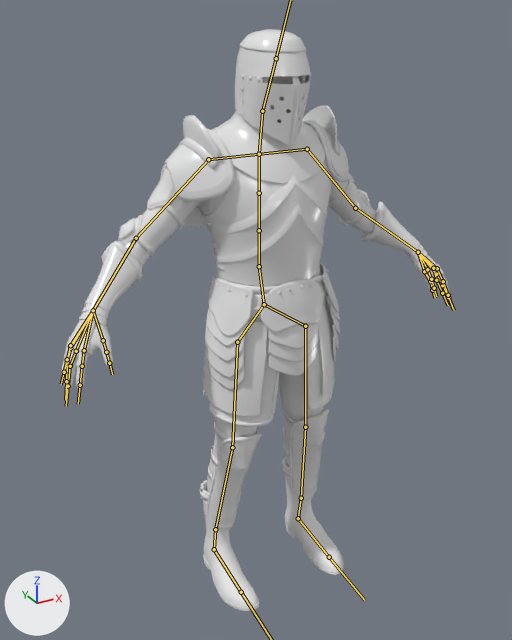
One commit to the FBX model Maze Explorer/Assets/knight.fbx: the scene before it, then after it.
Rendered twice from a 50 mm camera at (-1.06, -1.816, 1.893) aimed at (-0.044, 0.03, 0.97). The axes (+X, +Y, +Z) are drawn at lower left. The lights are the same throughout. The bones that bend it are drawn over the model as lines.

Names of what the first picture shows: 'Soi_SimpleArmor', 'Soi_SimpleArmor_Boots', 'Soi_SimpleArmor_Frontuards', 'Soi_SimpleArmor_Gloves', 'Soi_SimpleArmor_Helmet', 'Soi_SimpleArmor_Hood', 'Soi_SimpleArmor_Kneeguards', 'Soi_SimpleArmor_Sideguards', 'Soi_SimpleArmor_Spaulders'.
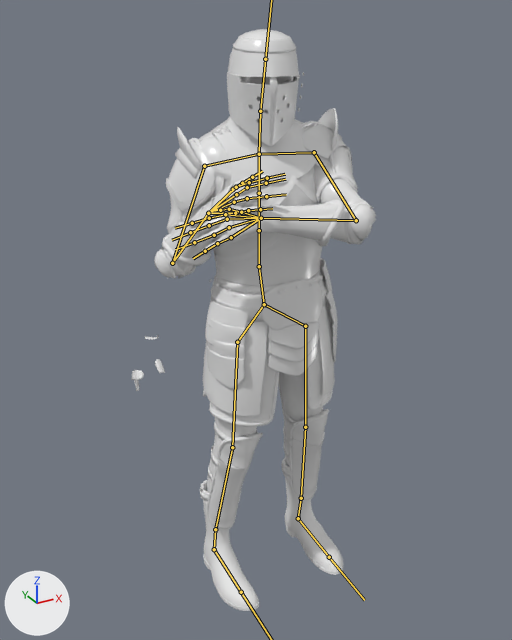
The newer file adds an action. The first version stands in its rest pose; the second is drawn at frame 1 of the action 'Armature|Attack'.

Changed parts and their boxes (x1, y1, x2, y2) in the pictures (512 x 640 px):
'Soi_SimpleArmor', posed
    before: (118, 105, 382, 492)
    after: (154, 98, 376, 492)
'Soi_SimpleArmor_Gloves', posed (45% narrower, 15% taller)
    before: (61, 202, 450, 391)
    after: (131, 174, 345, 391)
'Soi_SimpleArmor_Helmet', posed
    before: (235, 29, 311, 146)
    after: (227, 29, 304, 146)
'Soi_SimpleArmor_Spaulders', posed
    before: (160, 105, 349, 228)
    after: (166, 108, 353, 211)
'Soi_SimpleArmor_Hood', posed (7% wider)
    before: (212, 76, 326, 183)
    after: (195, 76, 317, 183)
'Soi_SimpleArmor_Sideguards', posed
    before: (205, 262, 340, 390)
    after: (205, 258, 338, 389)
'Soi_SimpleArmor_Frontuards', posed
    before: (261, 280, 323, 376)
    after: (261, 279, 323, 376)
bone 'Right_Shoulder', root to tip
    before: (259, 154) to (208, 159)
    after: (259, 154) to (204, 166)
bone 'Right_Upper_Arm', root to tip
    before: (208, 159) to (136, 238)
    after: (204, 166) to (172, 263)
bone 'Right_Lower_Arm', root to tip
    before: (136, 238) to (93, 310)
    after: (172, 263) to (208, 213)
bone 'Left_Upper_Arm', root to tip
    before: (307, 149) to (355, 208)
    after: (314, 152) to (356, 220)
bone 'Left_Lower_Arm', root to tip
    before: (355, 208) to (418, 252)
    after: (356, 220) to (261, 218)

The edits, one by one:
Bone 'Spine_01' (bone_spine_01) turns from (0, 0, 0) to (0, -18, 0) degrees about its own x, y and z.
Bone 'Right_Shoulder' (bone_right_shoulder) turns from (0, 0, 0) to (0, 0, 10) degrees about its own x, y and z.
Bone 'Right_Upper_Arm' (bone_right_upper_arm) turns from (0, 0, 0) to (12, 3, 16) degrees about its own x, y and z.
Bone 'Right_Lower_Arm' (bone_right_lower_arm) turns from (0, 0, 0) to (103, -8, 18) degrees about its own x, y and z.
Bone 'Left_Upper_Arm' (bone_left_upper_arm) turns from (0, 0, 0) to (69, 6, 6) degrees about its own x, y and z.
Bone 'Left_Lower_Arm' (bone_left_lower_arm) turns from (0, 0, 0) to (64, 21, -40) degrees about its own x, y and z.
